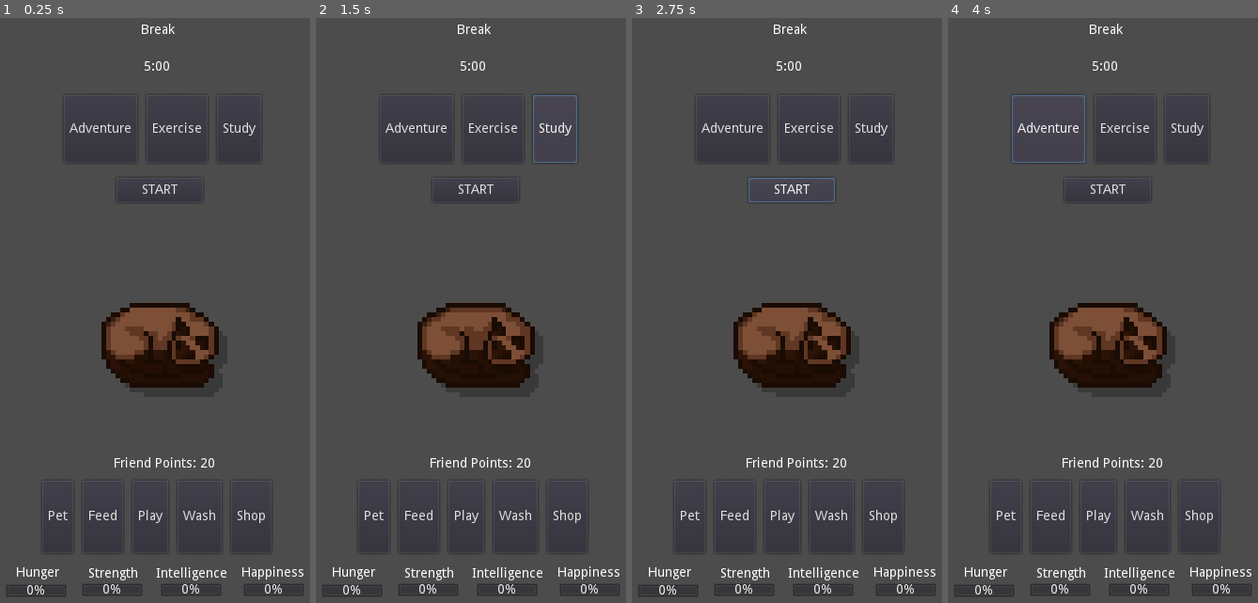
Above: before the commit, frames 1-4 (left to right).
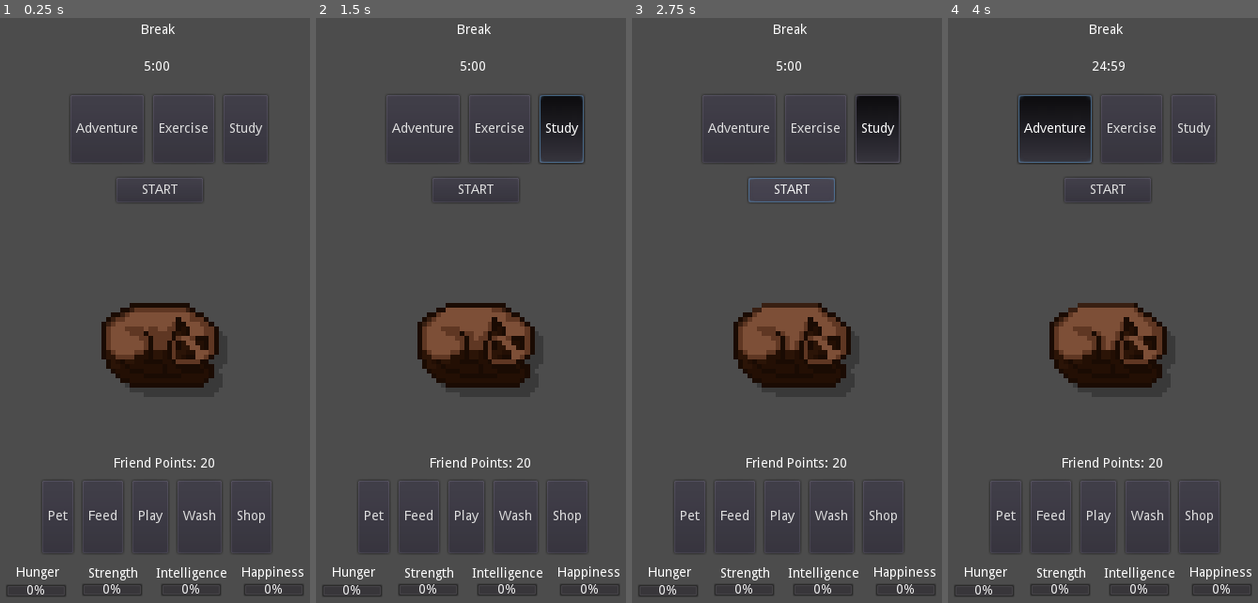
Above: after the commit, the same moments.

Repository: Sleeping-Robot-Games/Pomogotchi
Game: Godot game, scene res://scenes/Main.tscn
Same seed, same stepped clock (60 frames per second), same inputs: the game is played once before the commit and once after it.
Inputs:
- Up to frame 1 (0.25 s): no input
- Up to frame 2 (1.5 s): click "Exercise" at 0.5 s; click "Study" at 1.25 s
- Up to frame 3 (2.75 s): click "START" at 2 s
- Up to frame 4 (4 s): click "START" at 2.75 s; click "Adventure" at 3.5 s

The runs differ from the first frame. In frame 1, 0.7% of the frame differs, in the area x 22-85%, y 13-56%; in frame 2, 2.1%; in frame 3, 1.7%; in frame 4, 3.0%, in the area x 20-85%, y 7-57%.

Commit message:
Timer starts and buttons toggle

Diff:
--- /dev/null
+++ b/resources/theme_focus_group.tres
@@ -0,0 +1,3 @@
+[gd_resource type="ButtonGroup" format=2]
+
+[resource]
--- a/scenes/Main.tscn
+++ b/scenes/Main.tscn
@@ -1,9 +1,10 @@
-[gd_scene load_steps=6 format=2]
+[gd_scene load_steps=7 format=2]
 
 [ext_resource path="res://scripts/Main.gd" type="Script" id=1]
 [ext_resource path="res://assets/Barcat_001a.png" type="Texture" id=2]
 [ext_resource path="res://assets/Barcat_001b.png" type="Texture" id=3]
 [ext_resource path="res://assets/Barcat_001c.png" type="Texture" id=4]
+[ext_resource path="res://resources/theme_focus_group.tres" type="ButtonGroup" id=5]
 
 [sub_resource type="SpriteFrames" id=1]
 animations = [ {
@@ -15,6 +16,7 @@
 
 [node name="Main" type="Node2D"]
 script = ExtResource( 1 )
+focus_theme_group = ExtResource( 5 )
 
 [node name="Start" type="Button" parent="."]
 margin_left = 133.0
@@ -41,7 +43,6 @@
 position = Vector2( 179, 367 )
 scale = Vector2( 5, 5 )
 frames = SubResource( 1 )
-frame = 1
 speed_scale = 0.5
 playing = true
 
@@ -51,22 +52,30 @@
 margin_right = 302.0
 margin_bottom = 168.0
 custom_constants/separation = 10
+alignment = 1
 
 [node name="Adventure" type="Button" parent="FocusThemeContainer"]
-margin_right = 78.0
+margin_left = 7.0
+margin_right = 85.0
 margin_bottom = 72.0
+toggle_mode = true
+group = ExtResource( 5 )
 text = "Adventure"
 
 [node name="Exercise" type="Button" parent="FocusThemeContainer"]
-margin_left = 88.0
-margin_right = 153.0
+margin_left = 95.0
+margin_right = 160.0
 margin_bottom = 72.0
+toggle_mode = true
+group = ExtResource( 5 )
 text = "Exercise"
 
 [node name="Study" type="Button" parent="FocusThemeContainer"]
-margin_left = 163.0
-margin_right = 210.0
+margin_left = 170.0
+margin_right = 217.0
 margin_bottom = 72.0
+toggle_mode = true
+group = ExtResource( 5 )
 text = "Study"
 
 [node name="TaskContainer" type="HBoxContainer" parent="."]
@@ -107,65 +116,68 @@
 margin_bottom = 77.0
 text = "Shop"
 
-[node name="Timer" type="Timer" parent="."]
-
-[node name="AnimationPlayer" type="AnimationPlayer" parent="."]
-
-[node name="ProgressBar" type="ProgressBar" parent="."]
+[node name="Hunger" type="ProgressBar" parent="."]
 margin_left = 15.0
 margin_top = 616.0
 margin_right = 80.0
 margin_bottom = 630.0
 
-[node name="Label" type="Label" parent="ProgressBar"]
+[node name="Label" type="Label" parent="Hunger"]
 margin_left = 11.0
 margin_top = -19.0
 margin_right = 57.0
 margin_bottom = -5.0
 text = "Hunger"
 
-[node name="ProgressBar2" type="ProgressBar" parent="."]
+[node name="Happiness" type="ProgressBar" parent="."]
 margin_left = 268.0
 margin_top = 615.0
 margin_right = 333.0
 margin_bottom = 629.0
 
-[node name="Label" type="Label" parent="ProgressBar2"]
+[node name="Label" type="Label" parent="Happiness"]
 margin_left = -2.0
 margin_top = -18.0
 margin_right = 65.0
 margin_bottom = -4.0
 text = "Happiness"
 
-[node name="ProgressBar3" type="ProgressBar" parent="."]
+[node name="Intelligence" type="ProgressBar" parent="."]
 margin_left = 180.0
 margin_top = 615.0
 margin_right = 245.0
 margin_bottom = 629.0
 
-[node name="Label" type="Label" parent="ProgressBar3"]
+[node name="Label" type="Label" parent="Intelligence"]
 margin_left = -5.0
 margin_top = -17.0
 margin_right = 71.0
 margin_bottom = -3.0
 text = "Intelligence"
 
-[node name="ProgressBar4" type="ProgressBar" parent="."]
+[node name="Strength" type="ProgressBar" parent="."]
 margin_left = 96.0
 margin_top = 615.0
 margin_right = 161.0
 margin_bottom = 629.0
 
-[node name="Label" type="Label" parent="ProgressBar4"]
+[node name="Label" type="Label" parent="Strength"]
 margin_left = 7.0
 margin_top = -17.0
 margin_right = 60.0
 margin_bottom = -3.0
 text = "Strength"
 
-[node name="Label" type="Label" parent="."]
+[node name="FPLabel" type="Label" parent="."]
 margin_left = 130.0
 margin_top = 481.0
 margin_right = 238.0
 margin_bottom = 495.0
 text = "Friend Points: 20"
+
+[node name="AnimationPlayer" type="AnimationPlayer" parent="."]
+
+[node name="Timer" type="Timer" parent="."]
+
+[connection signal="button_up" from="Start" to="." method="_on_Start_button_up"]
+[connection signal="timeout" from="Timer" to="." method="_on_Timer_timeout"]
--- a/scripts/Main.gd
+++ b/scripts/Main.gd
@@ -1,16 +1,36 @@
 extends Node2D
 
+var timer_mode = 'focus'
+var focus_theme_mode = ''
+var timer_seconds = 1500
 
-# Declare member variables here. Examples:
-# var a = 2
-# var b = "text"
+export(ButtonGroup) var focus_theme_group
 
-
-# Called when the node enters the scene tree for the first time.
 func _ready():
-	pass # Replace with function body.
+	for button in focus_theme_group.get_buttons():
+		button.connect("pressed", self, "_on_FocusTheme_pressed")
 
 
 # Called every frame. 'delta' is the elapsed time since the previous frame.
 #func _process(delta):
 #	pass
+
+func update_display_time():
+	var minutes = (int(timer_seconds) / 60) % 60 # Using modulo returns the number of mins
+	var seconds = (int(timer_seconds)) % 60
+	$Time.text = "{min}:{sec}".format({"min": minutes, "sec": seconds})
+
+
+func _on_FocusTheme_pressed():
+	focus_theme_mode = focus_theme_group.get_pressed_button().name
+
+
+
+func _on_Start_button_up():
+	if focus_theme_mode:
+		$Timer.start()
+
+
+func _on_Timer_timeout():
+	timer_seconds -= 1
+	update_display_time()
